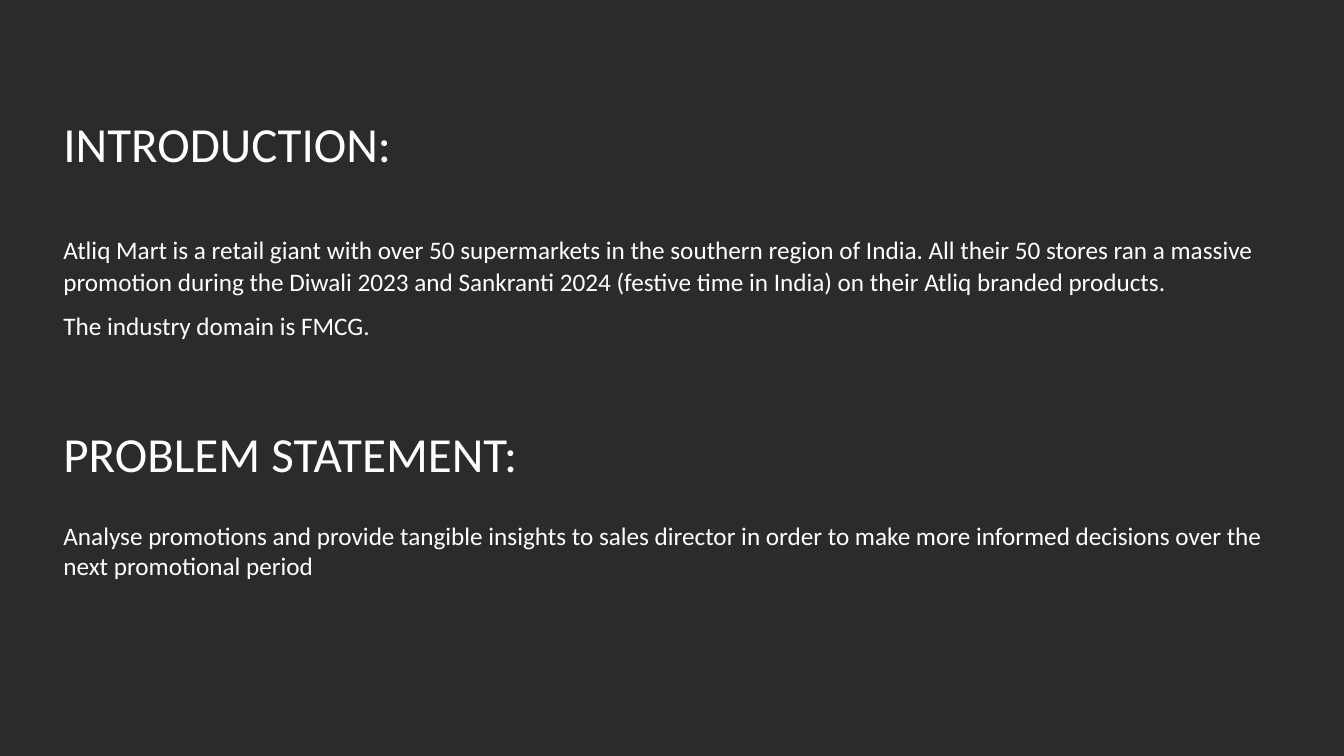
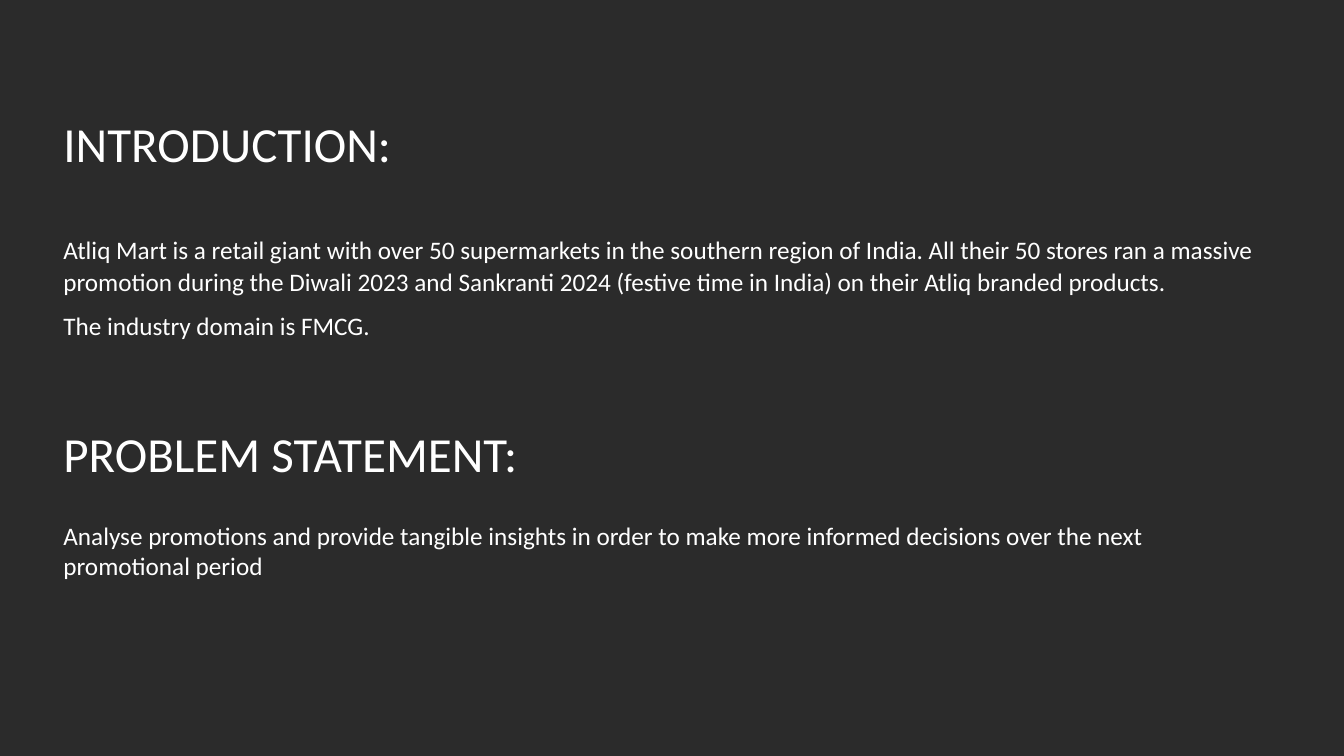
Before and after one commit to AmAn-1234567890/Atliq-Promotional-Campaign-analysis--Codebasics-challenge-9, a slide deck: slide 3 of Final Presentation.pptx. Drawn at 1344x756 pixels with LibreOffice and Linux fonts; fonts in the diff are those of the drawing; background and template pictures are left out; a plain dark background stands for a picture behind light text. Boxes give left, top, right and bottom in pixels: in the first picture for what was removed or moved away, otherwise in the second. Text is boxed around its words. In the diff, an @@ line names an element or a change of style, - is before the commit and + after.

```diff
--- a/Final Presentation.pptx
+++ b/Final Presentation.pptx
@@ text at box(63, 527, 1142, 579): text changed @@
-Analyse promotions and provide tangible insights to sales director in order to make more informed decisions over the next promotional period
+Analyse promotions and provide tangible insights in order to make more informed decisions over the next promotional period
```
Also in this commit, not shown: 4 other slides changed.
